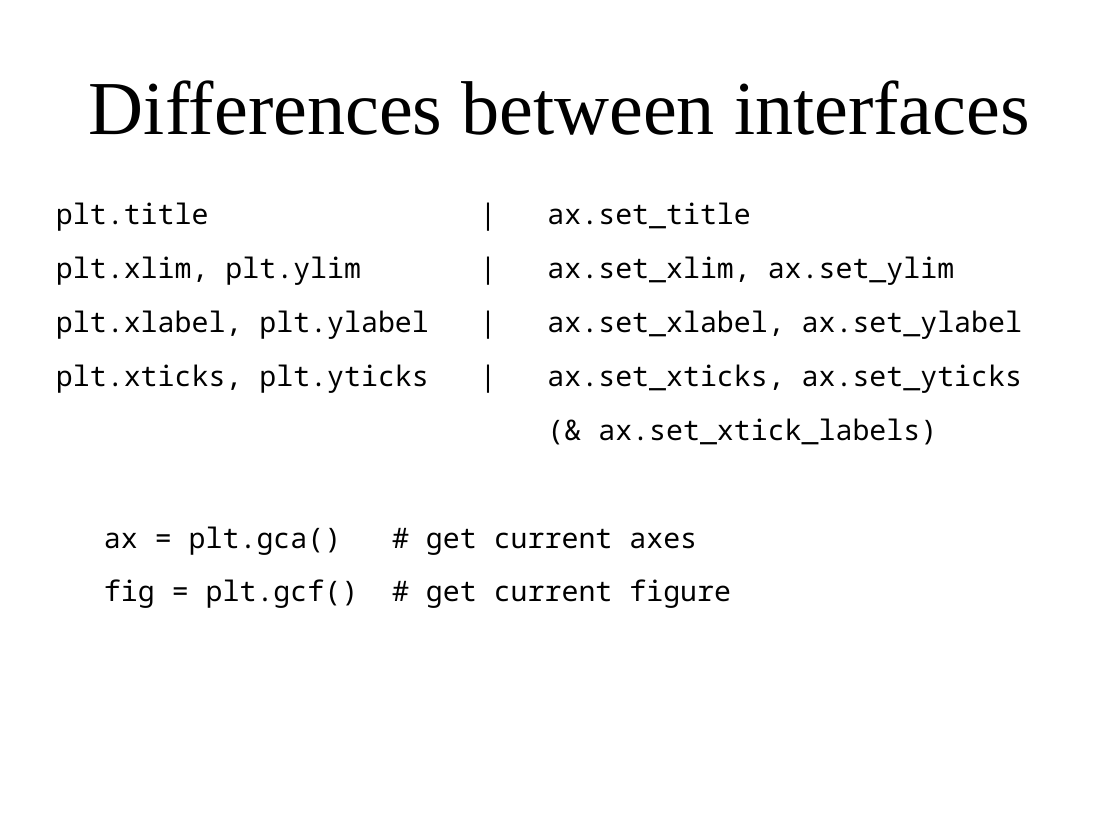
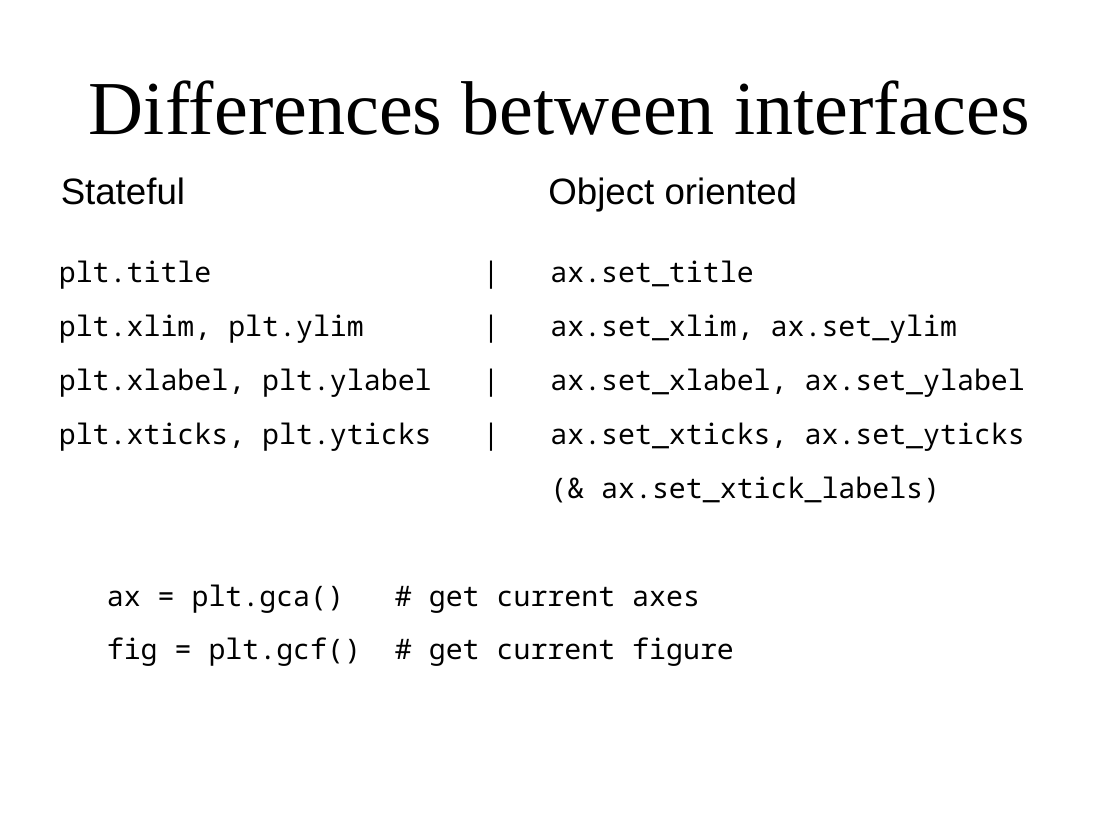
Before and after one commit to amueller/applied_ml_spring_2017, a slide deck: slide 21 of slides/aml-03-012517.odp. Drawn at 1120x840 pixels with LibreOffice and Linux fonts; fonts in the diff are those of the drawing. Boxes give left, top, right and bottom in pixels: in the first picture for what was removed or moved away, otherwise in the second. Text is boxed around its words. In the diff, an @@ line names an element or a change of style, - is before the commit and + after.

```diff
--- a/slides/aml-03-012517.odp
+++ b/slides/aml-03-012517.odp
@@ text added at [61,177,185,205], 26 pt, text #000000 @@
+Stateful
@@ text added at [548,177,798,211], 26 pt, text #000000 @@
+Object oriented
@@ text "plt.title | ax.set_title": place and size @@
-text "plt.title | ax.set_title" at [56,202,1022,608]
+text "plt.title | ax.set_title" at [59,260,1025,666]
```
Also in this commit, not shown: 1 other slide changed, 1 other file.
